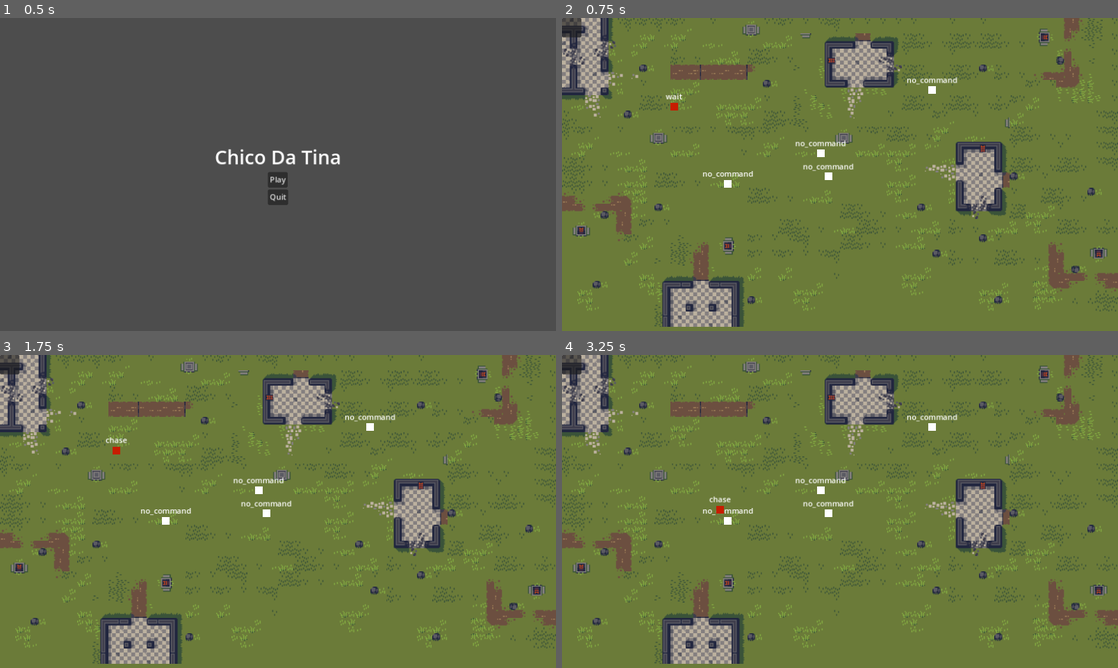
Above: before the commit, frames 1-4 (two rows, left to right).
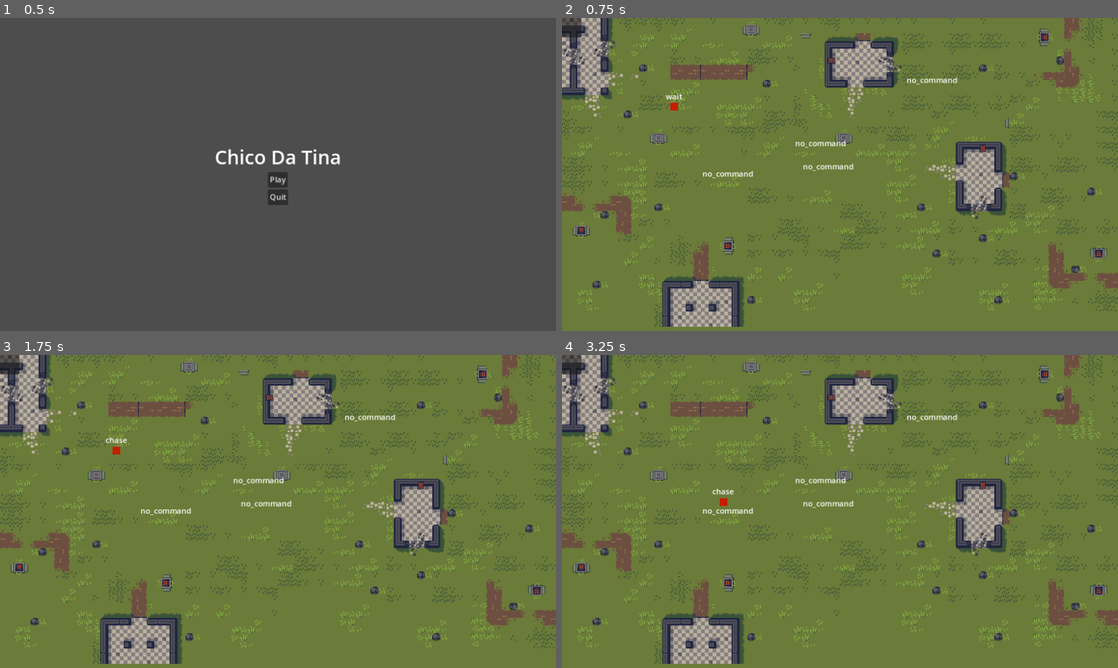
Above: after the commit, the same moments.

Repository: Denomycor/ddj
Game: Godot game, scene res://assets/scenes/game.tscn
The game is run twice, just before and just after one commit, with the same random seed, the same clock (stepped at 60 frames per second) and the same inputs.
Inputs (mouse positions are in pixels of both pictures, inside the frame that each line leads up to):
- Up to frame 1 (0.5 s): no input
- Up to frame 2 (0.75 s): click "Play" at 0.5 s
- Up to frame 3 (1.75 s): tap Enter at 1.25 s; move the mouse to (400, 495) at 1.27 s; click (400, 495) at 1.42 s
- Up to frame 4 (3.25 s): move the mouse to (728, 527) at 2.02 s; click (728, 527) at 2.17 s; move the mouse to (895, 442) at 2.77 s; click (895, 442) at 2.92 s

Frame 1 is identical in both runs. In frame 2, 0.1% of the frame differs, in the area x 29-68%, y 21-55%; in frame 3, 0.1%; in frame 4, 0.3%, in the area x 26-68%, y 21-55%.
Error after the commit: Invalid access to property or key 'shoot_projectile' on a base object of type 'null instance'. (res://assets/scripts/troop.gd:22)

Commit message:
Copied troop from main

Diff:
--- a/assets/scenes/troops/troop.tscn
+++ b/assets/scenes/troops/troop.tscn
@@ -1,39 +1,81 @@
-[gd_scene load_steps=9 format=3 uid="uid://n8cohatmpk2b"]
+[gd_scene load_steps=14 format=3 uid="uid://n8cohatmpk2b"]
 
 [ext_resource type="Script" path="res://assets/scripts/troop.gd" id="1_2icef"]
 [ext_resource type="Script" path="res://assets/scripts/components/command_component.gd" id="2_pow76"]
 [ext_resource type="Script" path="res://assets/scripts/components/perception_component.gd" id="3_dxdlw"]
 [ext_resource type="Script" path="res://assets/scripts/components/hitbox_component.gd" id="3_ubuao"]
 [ext_resource type="Script" path="res://assets/scripts/components/projectile_spawner_component.gd" id="5_yi441"]
+[ext_resource type="Texture2D" uid="uid://3t6dpy4h2r1s" path="res://assets/images/troop.png" id="6_fnbtx"]
+[ext_resource type="AudioStream" uid="uid://b2sb6ss4kkbo6" path="res://assets/audio/som-rifle.wav" id="7_ohj7b"]
 
 [sub_resource type="RectangleShape2D" id="RectangleShape2D_sedtw"]
-size = Vector2(8, 8)
+size = Vector2(45, 68)
 
 [sub_resource type="RectangleShape2D" id="RectangleShape2D_xost1"]
-size = Vector2(16, 16)
+size = Vector2(45, 68)
 
 [sub_resource type="CircleShape2D" id="CircleShape2D_kbujc"]
 radius = 80.0
 
+[sub_resource type="Animation" id="Animation_87m6c"]
+length = 0.001
+tracks/0/type = "value"
+tracks/0/imported = false
+tracks/0/enabled = true
+tracks/0/path = NodePath("Sprite2D:frame")
+tracks/0/interp = 1
+tracks/0/loop_wrap = true
+tracks/0/keys = {
+"times": PackedFloat32Array(0),
+"transitions": PackedFloat32Array(1),
+"update": 1,
+"values": [0]
+}
+
+[sub_resource type="Animation" id="Animation_qcplp"]
+resource_name = "shoot"
+length = 0.400003
+tracks/0/type = "value"
+tracks/0/imported = false
+tracks/0/enabled = true
+tracks/0/path = NodePath("Sprite2D:frame")
+tracks/0/interp = 1
+tracks/0/loop_wrap = true
+tracks/0/keys = {
+"times": PackedFloat32Array(0, 0.0666667, 0.133333, 0.2, 0.266667, 0.333333),
+"transitions": PackedFloat32Array(1, 1, 1, 1, 1, 1),
+"update": 1,
+"values": [0, 1, 2, 3, 4, 5]
+}
+
+[sub_resource type="AnimationLibrary" id="AnimationLibrary_rtxrf"]
+_data = {
+"RESET": SubResource("Animation_87m6c"),
+"shoot": SubResource("Animation_qcplp")
+}
+
 [node name="troop" type="CharacterBody2D" groups=["player_troops"]]
-collision_mask = 19
+collision_mask = 3
 motion_mode = 1
-wall_min_slide_angle = 0.0
 script = ExtResource("1_2icef")
+shoot_sfx = ExtResource("7_ohj7b")
 
 [node name="Label" type="Label" parent="."]
 offset_left = -64.0
 offset_top = -32.0
 offset_right = 64.0
 offset_bottom = -9.0
-text = "test"
+text = "troop basico"
 horizontal_alignment = 1
 vertical_alignment = 1
 
 [node name="CollisionShape2D" type="CollisionShape2D" parent="."]
+visible = false
+position = Vector2(-2.5, -1)
 shape = SubResource("RectangleShape2D_sedtw")
 
 [node name="Polygon2D" type="Polygon2D" parent="."]
+visible = false
 polygon = PackedVector2Array(-8, -8, -8, 8, 8, 8, 8, -8)
 
 [node name="CommandComponent" type="Node" parent="."]
@@ -46,6 +88,7 @@
 script = ExtResource("3_ubuao")
 
 [node name="CollisionShape2D" type="CollisionShape2D" parent="HitboxComponent"]
+position = Vector2(-2.5, -1)
 shape = SubResource("RectangleShape2D_xost1")
 
 [node name="PerceptionComponent" type="Area2D" parent="."]
@@ -55,14 +98,29 @@
 script = ExtResource("3_dxdlw")
 
 [node name="CollisionShape2D" type="CollisionShape2D" parent="PerceptionComponent"]
+visible = false
 shape = SubResource("CircleShape2D_kbujc")
 
-[node name="ProjectileSpawnerComponent" type="Node2D" parent="."]
-position = Vector2(8, 0)
+[node name="Sprite2D" type="Sprite2D" parent="."]
+texture = ExtResource("6_fnbtx")
+offset = Vector2(30, 0)
+hframes = 6
+
+[node name="ProjectileSpawnerComponent" type="Node2D" parent="Sprite2D"]
+position = Vector2(53, 14)
 script = ExtResource("5_yi441")
 fire_delay = 1.0
 multishot = 1
 
-[node name="NavigationAgent2D" type="NavigationAgent2D" parent="."]
-debug_enabled = true
-debug_use_custom = true
+[node name="AnimationPlayer" type="AnimationPlayer" parent="."]
+libraries = {
+"": SubResource("AnimationLibrary_rtxrf")
+}
+
+[node name="shoot_sfx" type="AudioStreamPlayer2D" parent="."]
+unique_name_in_owner = true
+stream = ExtResource("7_ohj7b")
+volume_db = 24.0
+bus = &"SFX"
+
+[node name="SfxPlayer" type="AudioStreamPlayer2D" parent="."]
